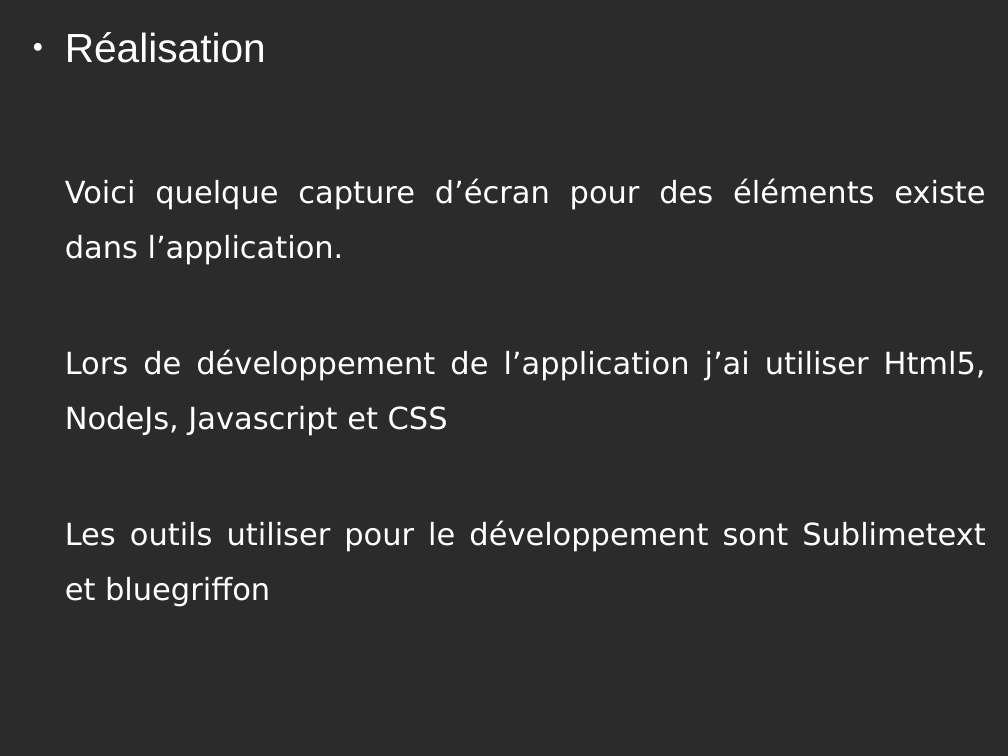
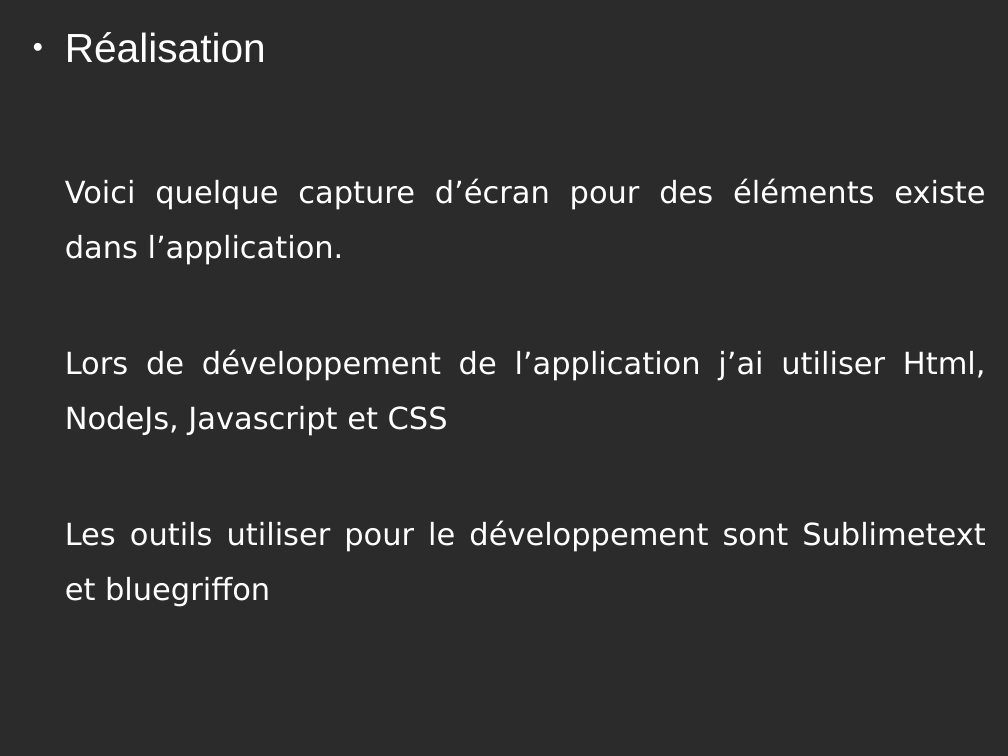
Before and after one commit to amine95bz/PFE, a slide deck: slide 7 of speech.odp. Drawn at 1008x756 pixels with LibreOffice and Linux fonts; fonts in the diff are those of the drawing; background and template pictures are left out; a plain dark background stands for a picture behind light text. Boxes give left, top, right and bottom in pixels: in the first picture for what was removed or moved away, otherwise in the second. Text is boxed around its words. In the diff, an @@ line names an element or a change of style, - is before the commit and + after.

```diff
--- a/speech.odp
+++ b/speech.odp
@@ text at (x1=65, y1=349, x2=986, y2=435): text changed @@
-Lors de développement de l’application j’ai utiliser Html5, NodeJs, Javascript et CSS
+Lors de développement de l’application j’ai utiliser Html, NodeJs, Javascript et CSS
```
Also in this commit, not shown: 5 other slides changed, 1 other file.
